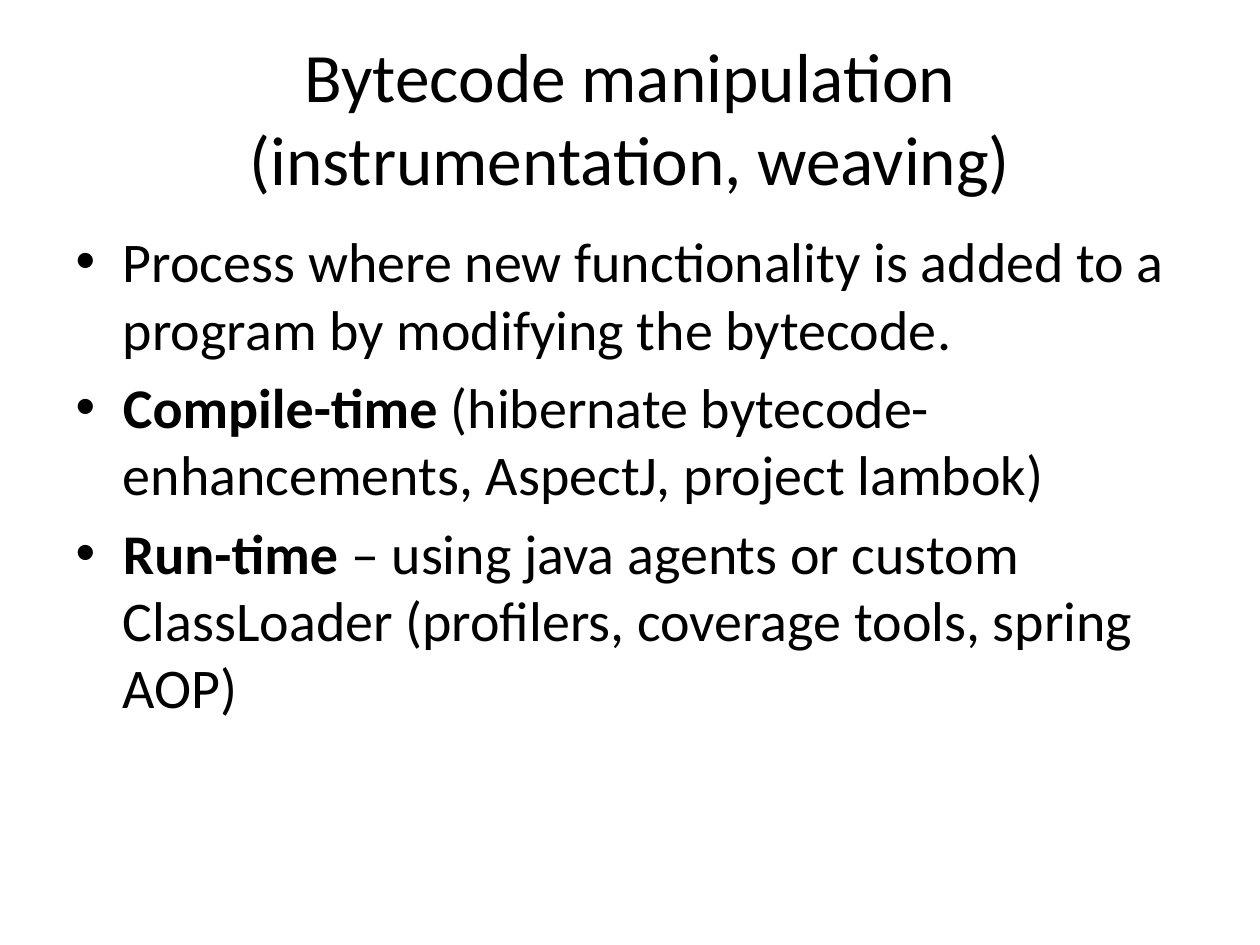
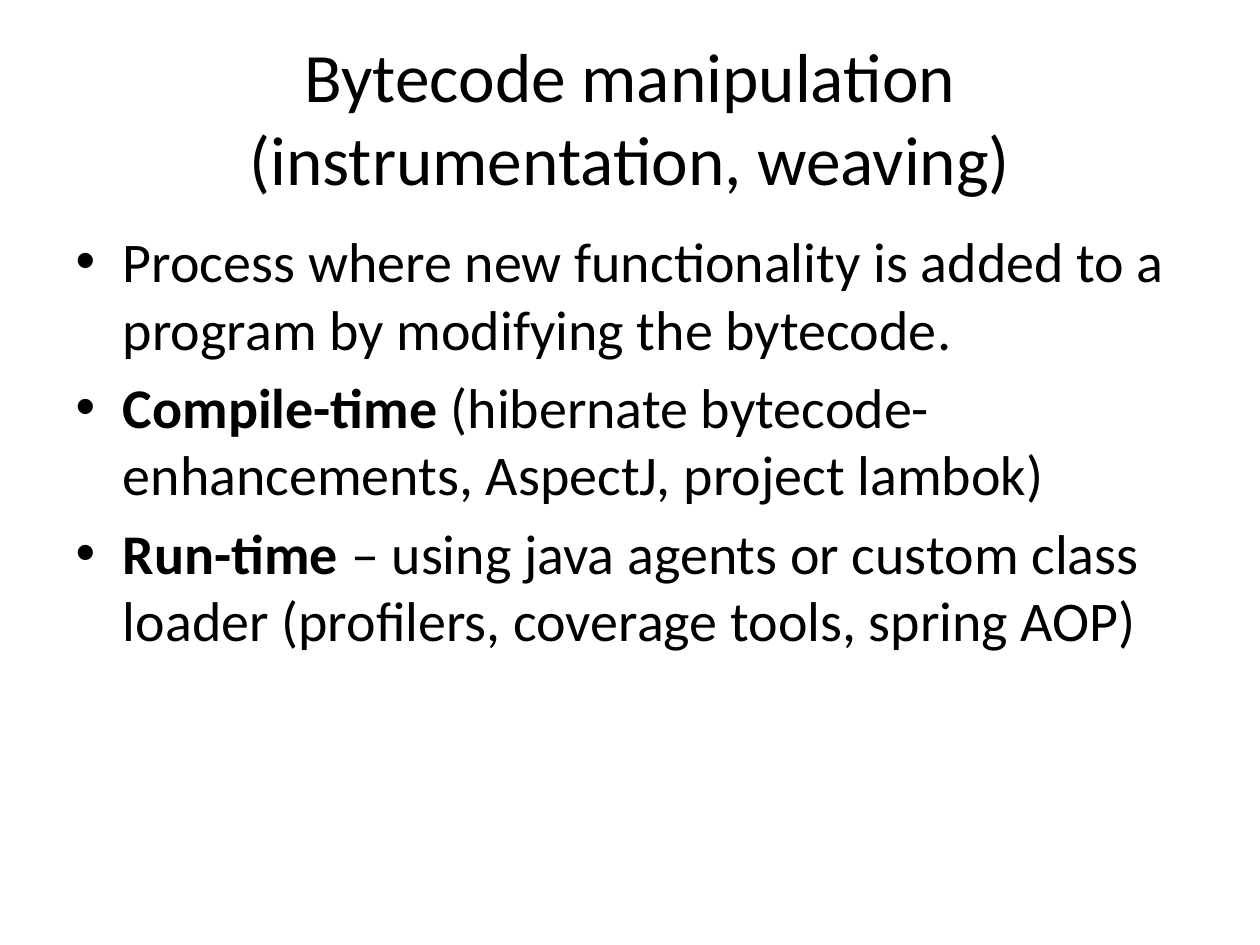
Before and after one commit to sdarioo/presentations, a slide deck: slide 14 of java_bytecode/bytecode.pptx. Drawn at 1260x945 pixels with LibreOffice and Linux fonts; fonts in the diff are those of the drawing. Boxes give left, top, right and bottom in pixels: in the first picture for what was removed or moved away, otherwise in the second. Text is boxed around its words. In the diff, an @@ line names an element or a change of style, - is before the commit and + after.

```diff
--- a/java_bytecode/bytecode.pptx
+++ b/java_bytecode/bytecode.pptx
@@ text at <box>123,534,1138,651</box>: text changed @@
-• Run-time – using java agents or custom ClassLoader (profilers, coverage tools, spring AOP)
+• Run-time – using java agents or custom class loader (profilers, coverage tools, spring AOP)
```
Also in this commit, not shown: 2 other slides changed.
